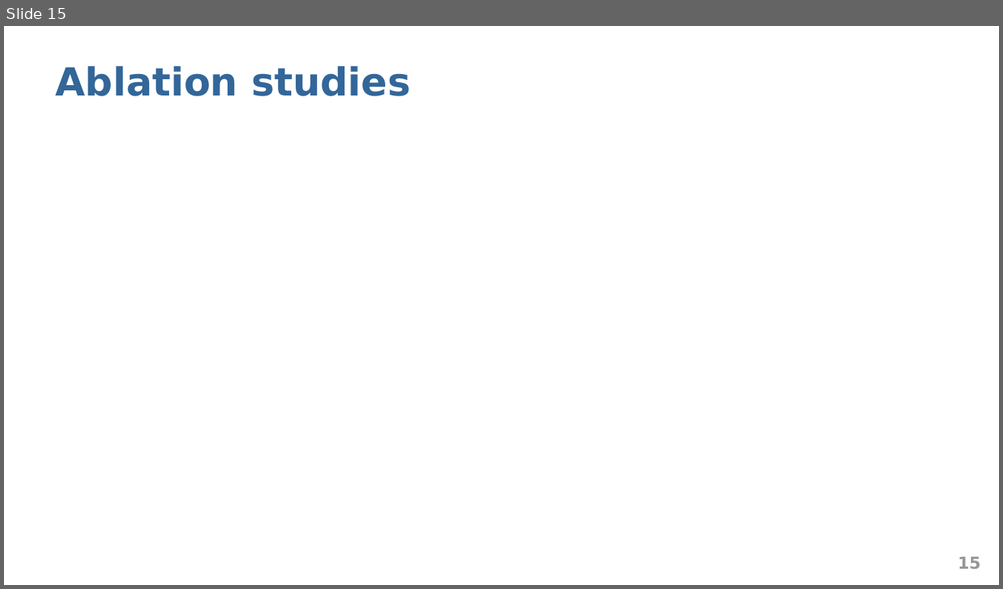
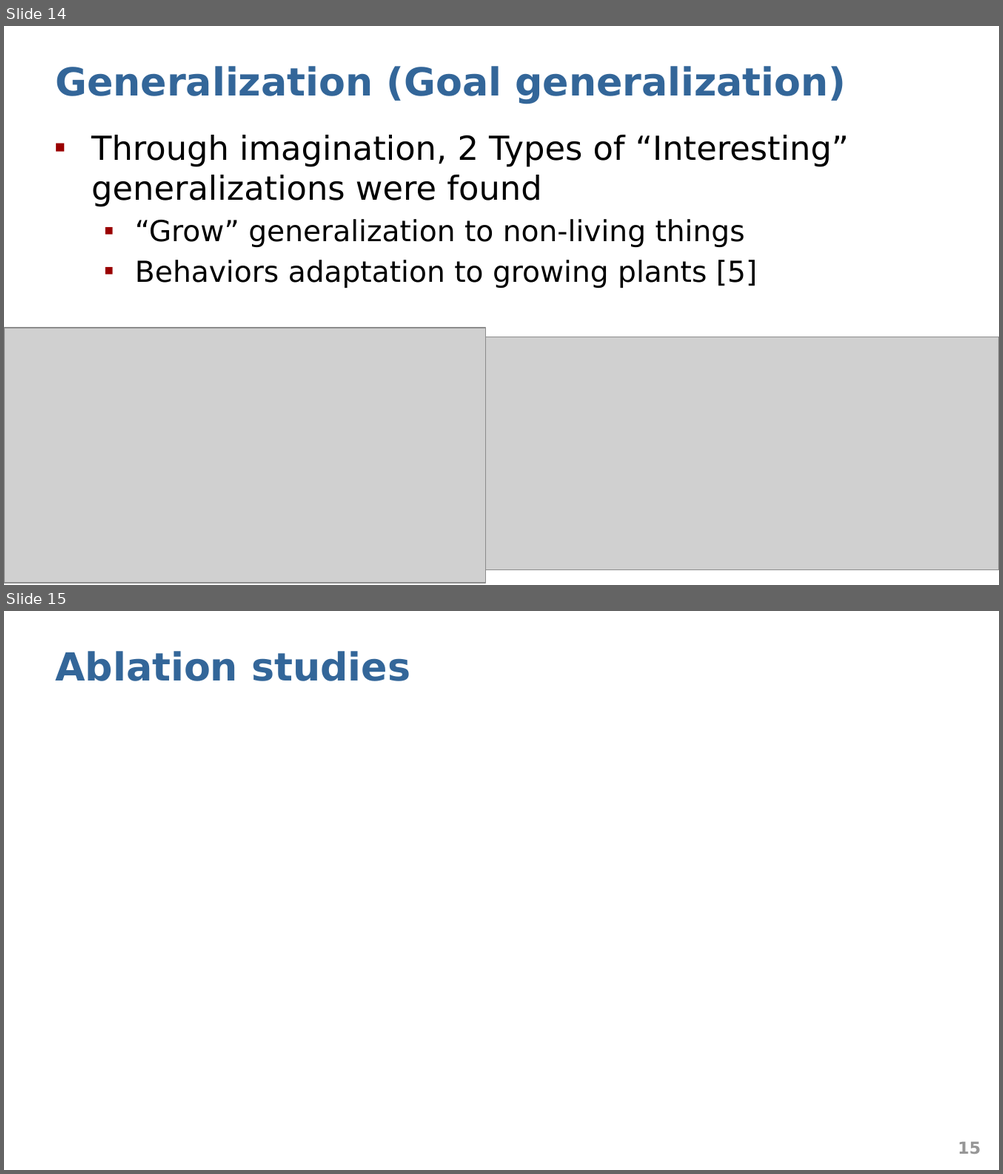
Before and after one commit to abduskhazi/deep-reinforcement-learning-seminar, a slide deck: presentation.pptx. Shown one above the other, each under a label of ours: slide 15 before the commit, slides 14 and 15 after it. The pictures are 1003x589 and 1003x1174 pixels, drawn with LibreOffice and Linux fonts; fonts in the diff are those of the drawing; grey boxes stand for pictures. Boxes give left, top, right and bottom in pixels: in the first picture for what was removed or moved away, otherwise in the second. Text is boxed around its words. In the diff, an @@ line names an element or a change of style, - is before the commit and + after.

```diff
--- a/presentation.pptx
+++ b/presentation.pptx
@@ slide 14 added at box(4, 26, 999, 585), background #FFFFFF @@
@@ title added at box(55, 66, 845, 104), 28 pt, text #336699, bold @@
+Generalization (Goal generalization)
@@ text added at box(91, 135, 848, 288), 21 pt, text #000000 @@
+▪ Through imagination, 2 Types of “Interesting” generalizations were found
+  ▪ “Grow” generalization to non-living things
+  ▪ Behaviors adaptation to growing plants [5]
@@ picture added at box(4, 329, 485, 584) @@
@@ picture added at box(485, 338, 999, 570) @@
@@ page number added at box(957, 570, 980, 573), 12 pt, text #969696, bold @@
+14
```
Also in this commit, not shown: 7 slides changed, 1 other slide added, 2 slides removed.
